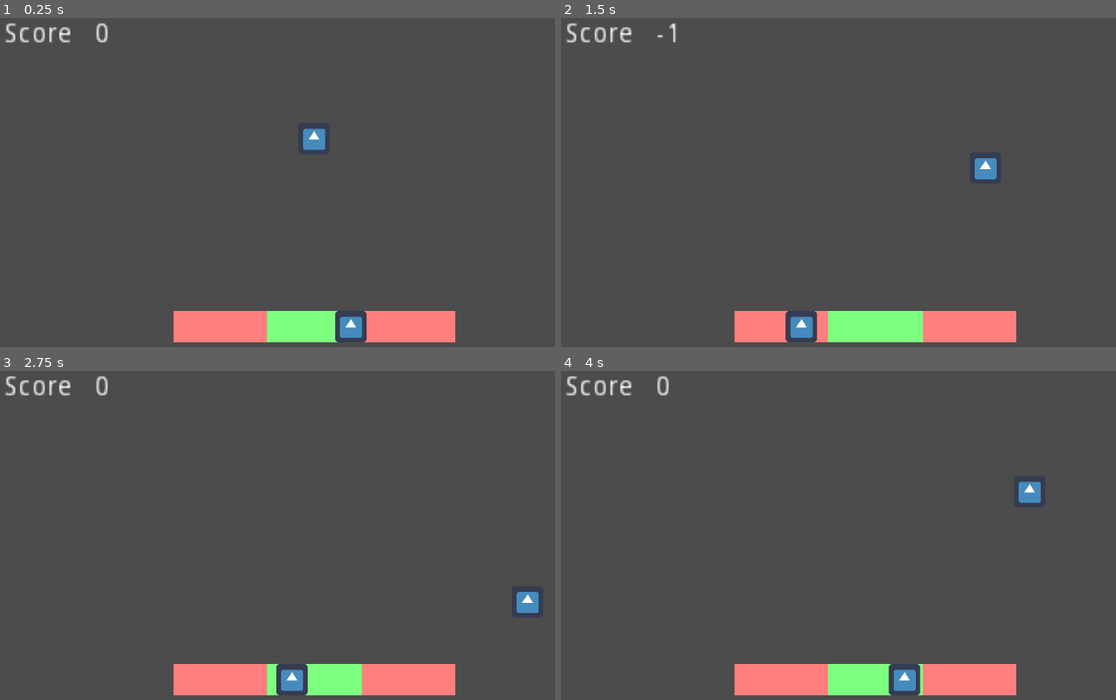
Above: before the commit, frames 1-4 (two rows, left to right).
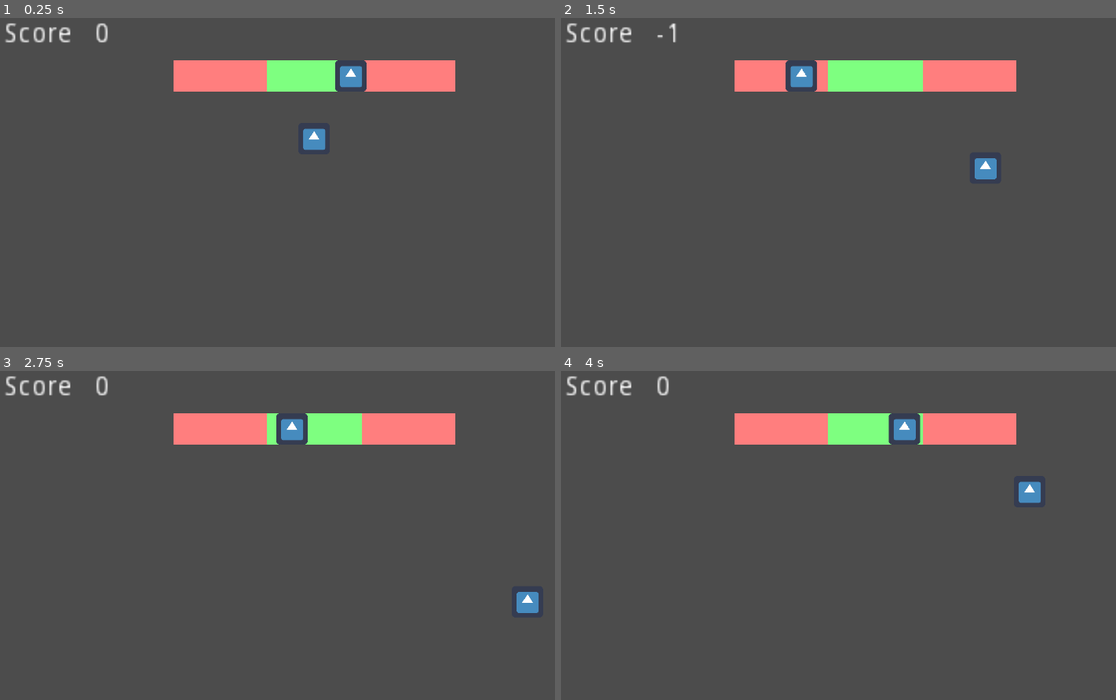
Above: after the commit, the same moments.

Repository: huevitoalarcon/gamejamjulio
Game: Godot game, scene res://Main.tscn
Same seed, same stepped clock (60 frames per second), same inputs: the game is played once before the commit and once after it. The engine's default icon, where the game draws it, is replaced by a stand-in: a white triangle on a blue panel in a dark square.
Inputs:
- Up to frame 1 (0.25 s): no input
- Up to frame 2 (1.5 s): hold Right (ui_right) 0.53-1.28 s; tap Space (ui_select) at 0.77 s; hold Down (ui_down) from 1.28 s (still down)
- Up to frame 3 (2.75 s): tap Space (ui_select) at 1.52 s; release Down (ui_down) at 2.03 s; hold Right (ui_right) from 2.03 s (still down)
- Up to frame 4 (4 s): release Right (ui_right) at 2.78 s; hold Up (ui_up) 2.78-3.53 s; tap Space (ui_select) at 3.02, 3.77 s; hold Left (ui_left) from 3.53 s (still down)

The runs differ from the first frame. In frame 1, 9.1% of the frame differs, in the area x 31-83%, y 12-99%; in frame 2, 9.1%; in frame 3, 9.1%; in frame 4, 9.2%.

Commit message:
cambia posicion barra

Diff:
--- a/Main.tscn
+++ b/Main.tscn
@@ -7,16 +7,16 @@
 
 [node name="ColorRect" type="ColorRect" parent="."]
 margin_left = 354.0
-margin_top = 640.0
+margin_top = 128.0
 margin_right = 928.0
-margin_bottom = 704.0
+margin_bottom = 192.0
 color = Color( 1, 0.498039, 0.498039, 1 )
 
 [node name="ColorRect2" type="ColorRect" parent="."]
 margin_left = 544.0
-margin_top = 640.0
+margin_top = 128.0
 margin_right = 738.0
-margin_bottom = 704.0
+margin_bottom = 192.0
 color = Color( 0.498039, 1, 0.505882, 1 )
 
 [node name="PowerBar" parent="." instance=ExtResource( 1 )]
--- a/PowerBar.tscn
+++ b/PowerBar.tscn
@@ -14,6 +14,10 @@
 }
 
 [node name="Barrita" type="KinematicBody2D" parent="."]
+position = Vector2( 0, -512 )
+__meta__ = {
+"_edit_group_": true
+}
 
 [node name="Sprite" type="Sprite" parent="Barrita"]
 position = Vector2( 640, 672 )
